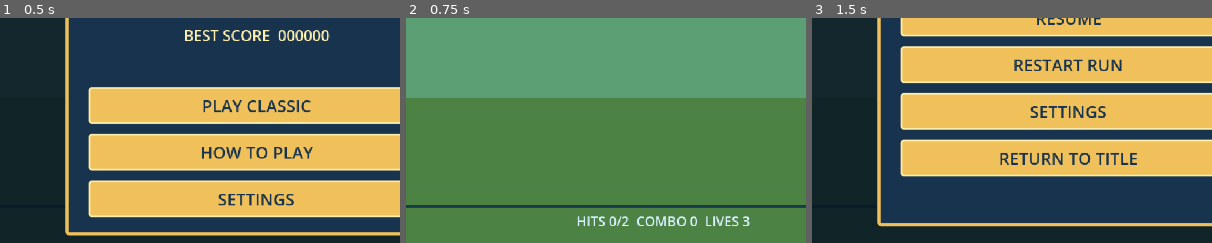
Above: before the commit, frames 1-3 (left to right).
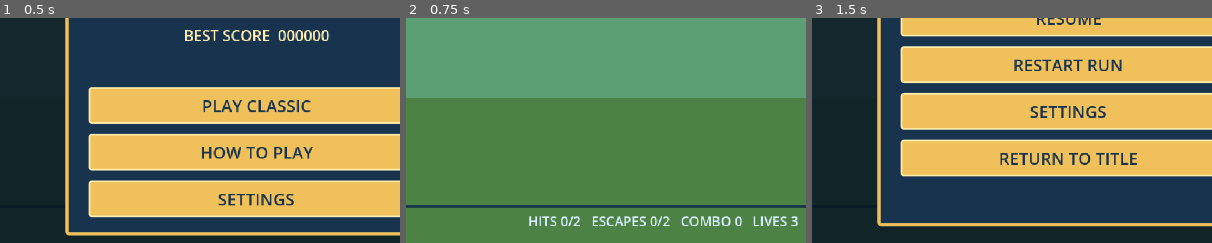
Above: after the commit, the same moments.

Repository: ranababu1/duckhunt
Game: Godot game, scene res://scenes/main/main.tscn
The game is run twice, just before and just after one commit, with the same random seed, the same clock (stepped at 60 frames per second) and the same inputs.
Inputs:
- Up to frame 1 (0.5 s): no input
- Up to frame 2 (0.75 s): click "PLAY CLASSIC" at 0.5 s
- Up to frame 3 (1.5 s): click "Ⅱ" at 1.25 s
The pictures show only the part of the screen within x 18-68%, y 50-100%; the shares and areas given below are measured in that part.

Frame 1 is identical in both runs. In frame 2, 1.7% of the frame differs, in the area x 30-98%, y 88-93%; in frame 3, nothing differs.

Commit message:
Show round escape allowance in HUD

Diff:
--- a/scripts/gameplay/prototype_game.gd
+++ b/scripts/gameplay/prototype_game.gd
@@ -325,7 +325,17 @@
 	if weapon.is_reloading:
 		_draw_centered_text("RELOADING", Vector2(480, 520), 16, Color("fff4b5"))
 	else:
-		_draw_centered_text("HITS %d/%d  COMBO %d  LIVES %d" % [round.round_hits, round.required_hits, run.combo, run.lives], Vector2(480, 520), 16, Color("d9f0ff"))
+		_draw_centered_text(_hud_status_text(), Vector2(480, 520), 16, Color("d9f0ff"))
+
+func _hud_status_text() -> String:
+	return "HITS %d/%d   ESCAPES %d/%d   COMBO %d   LIVES %d" % [
+		round.round_hits,
+		round.required_hits,
+		round.escapes,
+		round.allowed_escapes,
+		run.combo,
+		run.lives
+	]
 
 func _draw_text(text: String, position: Vector2, font_size: int, color: Color) -> void:
 	draw_string(ThemeDB.fallback_font, position, text, HORIZONTAL_ALIGNMENT_LEFT, -1, font_size, color)
--- a/tests/game_flow_test.gd
+++ b/tests/game_flow_test.gd
@@ -16,6 +16,7 @@
 	main.ui.play_requested.emit()
 	_assert(main.game_manager.state == main.game_manager.State.PLAYING, "Play should start a run")
 	_assert(main.round.active_ducks == 1, "first round should spawn its opening target")
+	_assert(main._hud_status_text() == "HITS 0/2   ESCAPES 0/2   COMBO 0   LIVES 3", "HUD should show the current escape allowance")
 	var duck = main.ducks[0]
 	duck.position = Vector2(420.0, 280.0)
 	var overlapping_duck = main.ducks[1]
@@ -25,6 +26,7 @@
 	overlapping_duck.deactivate()
 	_assert(main.weapon.request_fire(duck.global_position), "weapon should accept the test shot")
 	_assert(main.run.hits == 1 and main.run.score == 100, "shot should resolve through the main scene")
+	_assert(main._hud_status_text().begins_with("HITS 1/2   ESCAPES 0/2"), "HUD should update hit quota after a successful shot")
 	duck._process(duck.TERMINAL_ANIMATION_DURATION)
 	main.round._process(main.round.spawn_interval)
 	_assert(main.round.active_ducks == 1, "completed target should be replaced by the next scheduled target")
Not shown, changed: doc/changelog.md
Not shown, changed: doc/currentstate.md
